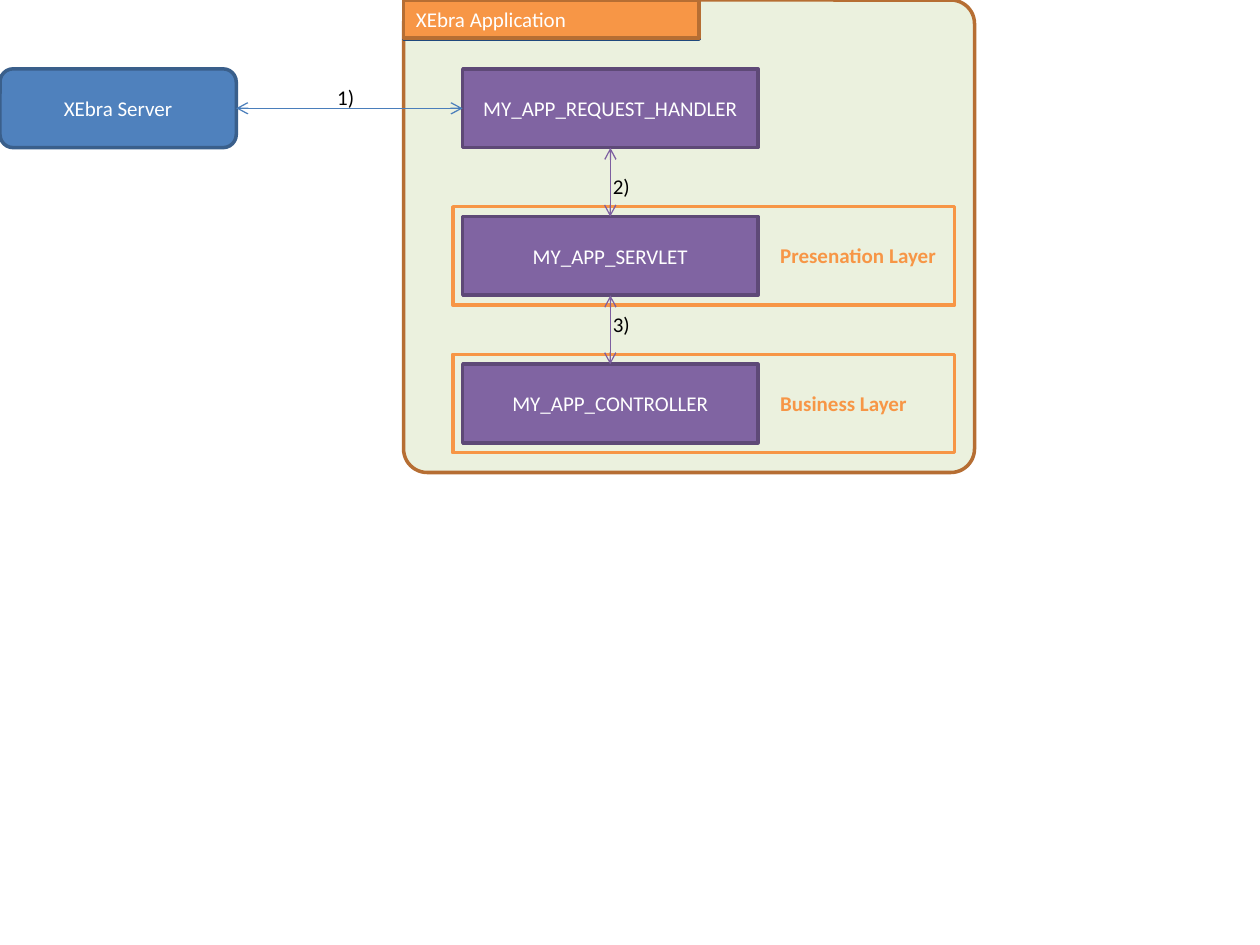
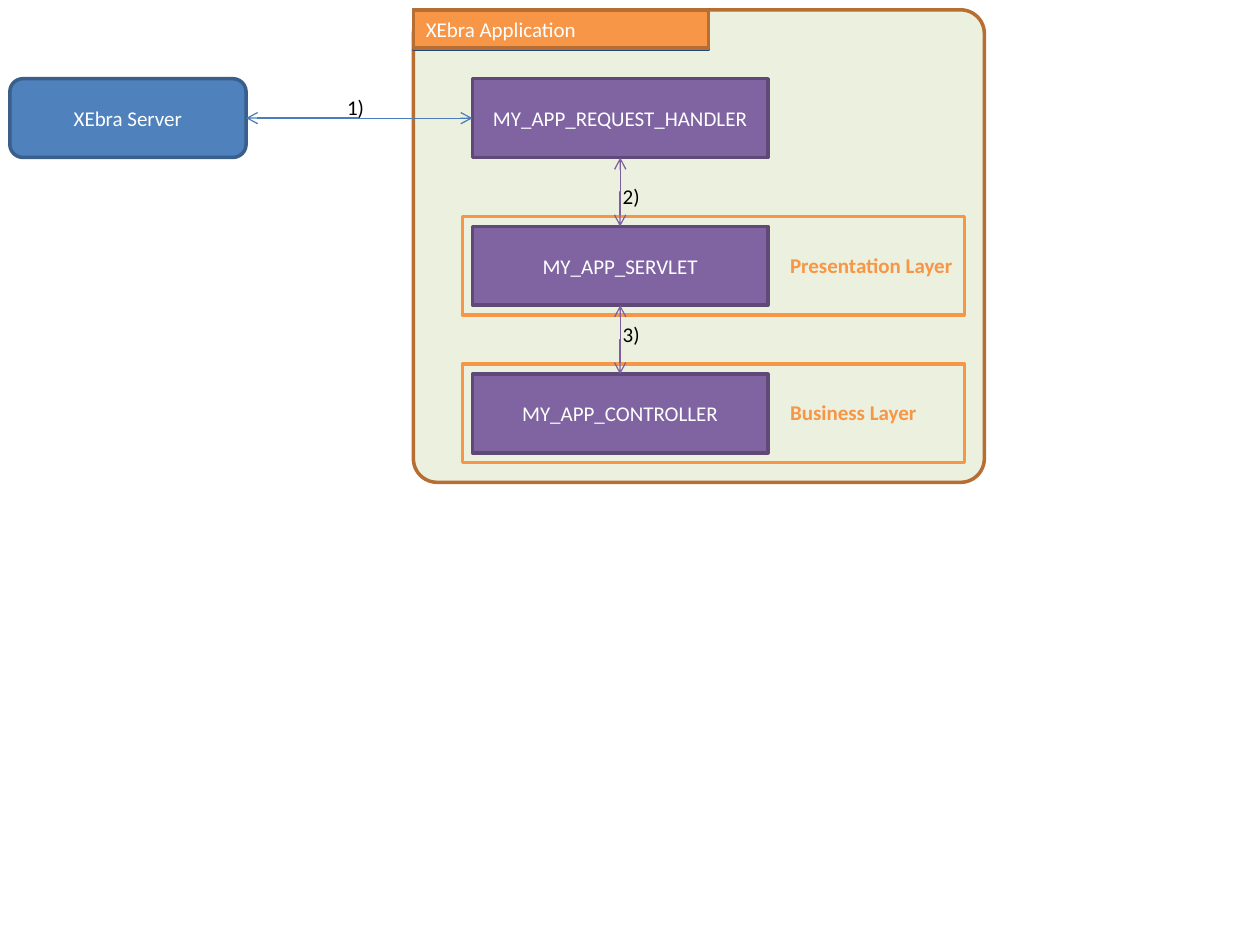
Before and after one commit to EiffelSoftware/libraries, a slide deck: slide 2 of Src/framework/web/xebra/doc/XEbraArchitecture2.pptx. Drawn at 1260x945 pixels with LibreOffice and Linux fonts; fonts in the diff are those of the drawing. Boxes give left, top, right and bottom in pixels: in the first picture for what was removed or moved away, otherwise in the second. Text is boxed around its words. In the diff, an @@ line names an element or a change of style, - is before the commit and + after.

```diff
--- a/Src/framework/web/xebra/doc/XEbraArchitecture2.pptx
+++ b/Src/framework/web/xebra/doc/XEbraArchitecture2.pptx
@@ 6 rectangles, 4 texts, 3 rounded rectangles, 3 elbow double arrows: place and size @@
-6 rectangles, 4 texts, 3 rounded rectangles, 3 elbow double arrows at <box>0,0,974,472</box>
+6 rectangles, 4 texts, 3 rounded rectangles, 3 elbow double arrows at <box>10,10,984,483</box>
@@ text at <box>790,258,953,277</box>: text changed @@
-Presenation Layer
+Presentation Layer
```
Also in this commit, not shown: 1 other slide changed, 3 other files.
